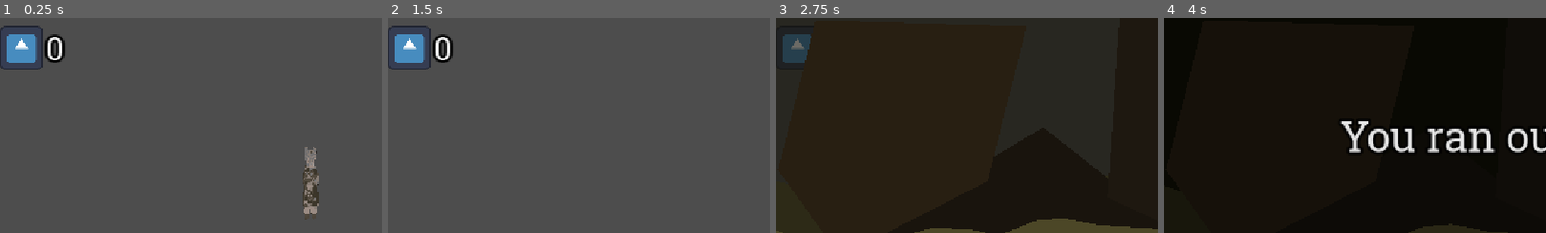
Above: before the commit, frames 1-4 (left to right).
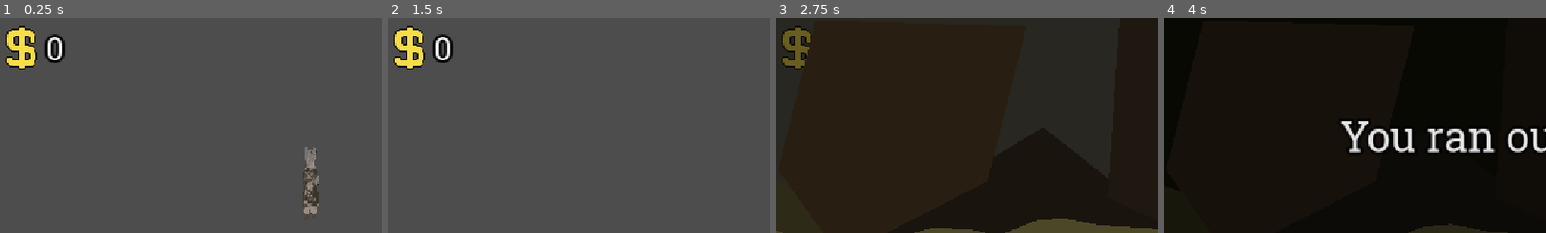
Above: after the commit, the same moments.

Repository: Emarald64/ancient-game-jam
Game: Godot game, scene res://source/main.tscn
Two runs of this game, one before a commit and one after it. Both use one fixed random seed, a clock stepped at 60 frames per second and the inputs below. The engine's default icon, where the game draws it, is replaced by a stand-in: a white triangle on a blue panel in a dark square.
Inputs:
- Up to frame 1 (0.25 s): no input
- Up to frame 2 (1.5 s): tap Enter at 0.5 s; hold D (move_right) 0.53-1.28 s; hold S (move_down) from 1.28 s (still down)
- Up to frame 3 (2.75 s): release S (move_down) at 2.03 s; hold D (move_right) from 2.03 s (still down)
- Up to frame 4 (4 s): release D (move_right) at 2.78 s; hold W (move_up) 2.78-3.53 s; hold A (move_left) from 3.53 s (still down)
The pictures show only the part of the screen within x 0-50%, y 9-59%; the shares and areas given below are measured in that part.

The runs differ from the first frame. In frame 1, 1.7% of the frame differs, in the area x 0-12%, y 3-24%; in frame 2, 1.7%; in frame 3, 1.2%; in frame 4, nothing differs.

Commit message:
added new coin and update money counter animation

Diff:
--- /dev/null
+++ b/source/pickups/coin.tscn
@@ -0,0 +1,134 @@
+[gd_scene format=3 uid="uid://c00mqs60qi573"]
+
+[ext_resource type="PackedScene" uid="uid://b01h4mwxfmumd" path="res://source/pickups/base_pickup.tscn" id="1_diuew"]
+[ext_resource type="Script" uid="uid://c8py54s2w831f" path="res://source/pickups/coin.gd" id="2_ybp4j"]
+[ext_resource type="Texture2D" uid="uid://cl3xwuui6lnn2" path="res://arte/pickups/goodCoinsSpriteSheet.png" id="3_17v8t"]
+
+[sub_resource type="AtlasTexture" id="AtlasTexture_obpgl"]
+atlas = ExtResource("3_17v8t")
+region = Rect2(66, 0, 32, 32)
+
+[sub_resource type="AtlasTexture" id="AtlasTexture_5sctj"]
+atlas = ExtResource("3_17v8t")
+region = Rect2(66, 32, 32, 32)
+
+[sub_resource type="AtlasTexture" id="AtlasTexture_ui1en"]
+atlas = ExtResource("3_17v8t")
+region = Rect2(66, 64, 32, 32)
+
+[sub_resource type="AtlasTexture" id="AtlasTexture_xr2oj"]
+atlas = ExtResource("3_17v8t")
+region = Rect2(66, 96, 32, 32)
+
+[sub_resource type="AtlasTexture" id="AtlasTexture_j6nyi"]
+atlas = ExtResource("3_17v8t")
+region = Rect2(33, 0, 32, 32)
+
+[sub_resource type="AtlasTexture" id="AtlasTexture_jyj55"]
+atlas = ExtResource("3_17v8t")
+region = Rect2(33, 32, 32, 32)
+
+[sub_resource type="AtlasTexture" id="AtlasTexture_6v0an"]
+atlas = ExtResource("3_17v8t")
+region = Rect2(33, 64, 32, 32)
+
+[sub_resource type="AtlasTexture" id="AtlasTexture_208ry"]
+atlas = ExtResource("3_17v8t")
+region = Rect2(33, 96, 32, 32)
+
+[sub_resource type="AtlasTexture" id="AtlasTexture_55qqe"]
+atlas = ExtResource("3_17v8t")
+region = Rect2(0, 0, 32, 32)
+
+[sub_resource type="AtlasTexture" id="AtlasTexture_gfn2y"]
+atlas = ExtResource("3_17v8t")
+region = Rect2(0, 32, 32, 32)
+
+[sub_resource type="AtlasTexture" id="AtlasTexture_52lrg"]
+atlas = ExtResource("3_17v8t")
+region = Rect2(0, 64, 32, 32)
+
+[sub_resource type="AtlasTexture" id="AtlasTexture_wjpbl"]
+atlas = ExtResource("3_17v8t")
+region = Rect2(0, 96, 32, 32)
+
+[sub_resource type="SpriteFrames" id="SpriteFrames_i4f61"]
+animations = [{
+"frames": [{
+"duration": 1.0,
+"texture": SubResource("AtlasTexture_obpgl")
+}, {
+"duration": 1.0,
+"texture": SubResource("AtlasTexture_5sctj")
+}, {
+"duration": 1.0,
+"texture": SubResource("AtlasTexture_ui1en")
+}, {
+"duration": 1.0,
+"texture": SubResource("AtlasTexture_xr2oj")
+}, {
+"duration": 1.0,
+"texture": SubResource("AtlasTexture_ui1en")
+}, {
+"duration": 1.0,
+"texture": SubResource("AtlasTexture_5sctj")
+}],
+"loop": 1,
+"name": &"angel_coin",
+"speed": 12.0
+}, {
+"frames": [{
+"duration": 1.0,
+"texture": SubResource("AtlasTexture_j6nyi")
+}, {
+"duration": 1.0,
+"texture": SubResource("AtlasTexture_jyj55")
+}, {
+"duration": 1.0,
+"texture": SubResource("AtlasTexture_6v0an")
+}, {
+"duration": 1.0,
+"texture": SubResource("AtlasTexture_208ry")
+}, {
+"duration": 1.0,
+"texture": SubResource("AtlasTexture_6v0an")
+}, {
+"duration": 1.0,
+"texture": SubResource("AtlasTexture_jyj55")
+}],
+"loop": 1,
+"name": &"circlething_coin",
+"speed": 12.0
+}, {
+"frames": [{
+"duration": 1.0,
+"texture": SubResource("AtlasTexture_55qqe")
+}, {
+"duration": 1.0,
+"texture": SubResource("AtlasTexture_gfn2y")
+}, {
+"duration": 1.0,
+"texture": SubResource("AtlasTexture_52lrg")
+}, {
+"duration": 1.0,
+"texture": SubResource("AtlasTexture_wjpbl")
+}, {
+"duration": 1.0,
+"texture": SubResource("AtlasTexture_52lrg")
+}, {
+"duration": 1.0,
+"texture": SubResource("AtlasTexture_gfn2y")
+}],
+"loop": 1,
+"name": &"cross_coin",
+"speed": 12.0
+}]
+
+[node name="Coin" unique_id=447885250 instance=ExtResource("1_diuew")]
+script = ExtResource("2_ybp4j")
+value = 1000
+
+[node name="AnimatedSprite2D" type="AnimatedSprite2D" parent="." index="1" unique_id=1487445677]
+texture_filter = 1
+sprite_frames = SubResource("SpriteFrames_i4f61")
+animation = &"cross_coin"
--- a/source/ui/money_counter.tscn
+++ b/source/ui/money_counter.tscn
@@ -1,10 +1,15 @@
 [gd_scene format=3 uid="uid://dm176ci0ctmpm"]
 
 [ext_resource type="Script" uid="uid://bf07v5pvt04br" path="res://source/ui/money_counter.gd" id="1_a3y6h"]
-[ext_resource type="Texture2D" uid="uid://4q335xxs2p" path="res://icon.svg" id="1_t7o1h"]
+[ext_resource type="Texture2D" uid="uid://ufsc3xldc006" path="res://arte/dollar_sign.png" id="2_a3y6h"]
+
+[sub_resource type="AtlasTexture" id="AtlasTexture_d5d55"]
+atlas = ExtResource("2_a3y6h")
+region = Rect2(0, 0, 32, 32)
 
 [sub_resource type="Animation" id="Animation_a3y6h"]
 length = 0.001
+step = 0.05
 tracks/0/type = "value"
 tracks/0/imported = false
 tracks/0/enabled = true
@@ -29,6 +34,30 @@
 "update": 0,
 "values": [Color(1, 1, 1, 1)]
 }
+tracks/2/type = "value"
+tracks/2/imported = false
+tracks/2/enabled = true
+tracks/2/path = NodePath("TextureRect:texture:region")
+tracks/2/interp = 1
+tracks/2/loop_wrap = true
+tracks/2/keys = {
+"times": PackedFloat32Array(0),
+"transitions": PackedFloat32Array(1),
+"update": 0,
+"values": [Rect2(0, 0, 32, 32)]
+}
+tracks/3/type = "value"
+tracks/3/imported = false
+tracks/3/enabled = true
+tracks/3/path = NodePath("TextureRect:flip_h")
+tracks/3/interp = 1
+tracks/3/loop_wrap = true
+tracks/3/keys = {
+"times": PackedFloat32Array(0),
+"transitions": PackedFloat32Array(1),
+"update": 1,
+"values": [false]
+}
 
 [sub_resource type="Animation" id="Animation_l8437"]
 resource_name = "collect"
@@ -40,7 +69,7 @@
 tracks/0/interp = 1
 tracks/0/loop_wrap = true
 tracks/0/keys = {
-"times": PackedFloat32Array(0, 0.05, 0.15),
+"times": PackedFloat32Array(0, 0.1, 0.3),
 "transitions": PackedFloat32Array(1, 1, 1),
 "update": 0,
 "values": [Vector2(0, 0), Vector2(0, -20), Vector2(0, 0)]
@@ -57,6 +86,30 @@
 "update": 0,
 "values": [Color(1, 1, 1, 1), Color(0.50133336, 1, 0.32, 1), Color(0.50133336, 1, 0.32, 1), Color(1, 1, 1, 1)]
 }
+tracks/2/type = "value"
+tracks/2/imported = false
+tracks/2/enabled = true
+tracks/2/path = NodePath("TextureRect:texture:region")
+tracks/2/interp = 1
+tracks/2/loop_wrap = true
+tracks/2/keys = {
+"times": PackedFloat32Array(0, 0.05, 0.1, 0.2, 0.25, 0.3, 0.35, 0.45000002, 0.5),
+"transitions": PackedFloat32Array(1, 1, 1, 1, 1, 1, 1, 1, 1),
+"update": 1,
+"values": [Rect2(0, 0, 32, 32), Rect2(32, 0, 32, 32), Rect2(64, 0, 32, 32), Rect2(32, 0, 32, 32), Rect2(0, 0, 32, 32), Rect2(32, 0, 32, 32), Rect2(64, 0, 32, 32), Rect2(32, 0, 32, 32), Rect2(0, 0, 32, 32)]
+}
+tracks/3/type = "value"
+tracks/3/imported = false
+tracks/3/enabled = true
+tracks/3/path = NodePath("TextureRect:flip_h")
+tracks/3/interp = 1
+tracks/3/loop_wrap = true
+tracks/3/keys = {
+"times": PackedFloat32Array(0, 0.15, 0.4),
+"transitions": PackedFloat32Array(1, 1, 1),
+"update": 1,
+"values": [false, true, false]
+}
 
 [sub_resource type="AnimationLibrary" id="AnimationLibrary_3ngy1"]
 _data = {
@@ -70,9 +123,10 @@
 script = ExtResource("1_a3y6h")
 
 [node name="TextureRect" type="TextureRect" parent="." unique_id=733814981]
+texture_filter = 1
 layout_mode = 2
 offset_transform_enabled = true
-texture = ExtResource("1_t7o1h")
+texture = SubResource("AtlasTexture_d5d55")
 expand_mode = 2
 
 [node name="Label" type="Label" parent="." unique_id=481978505]
